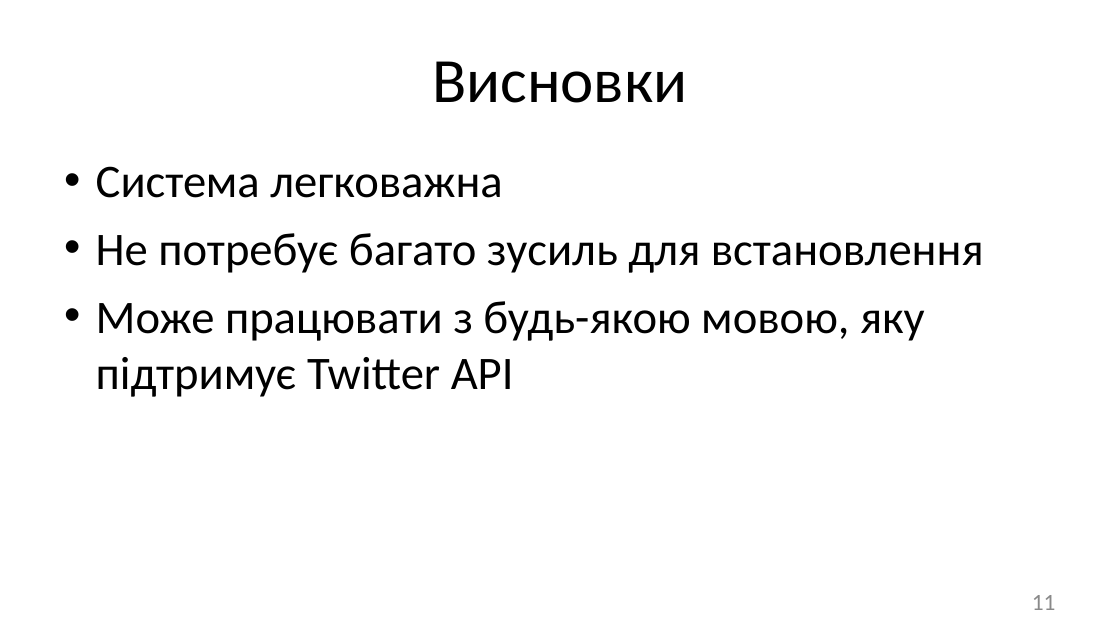
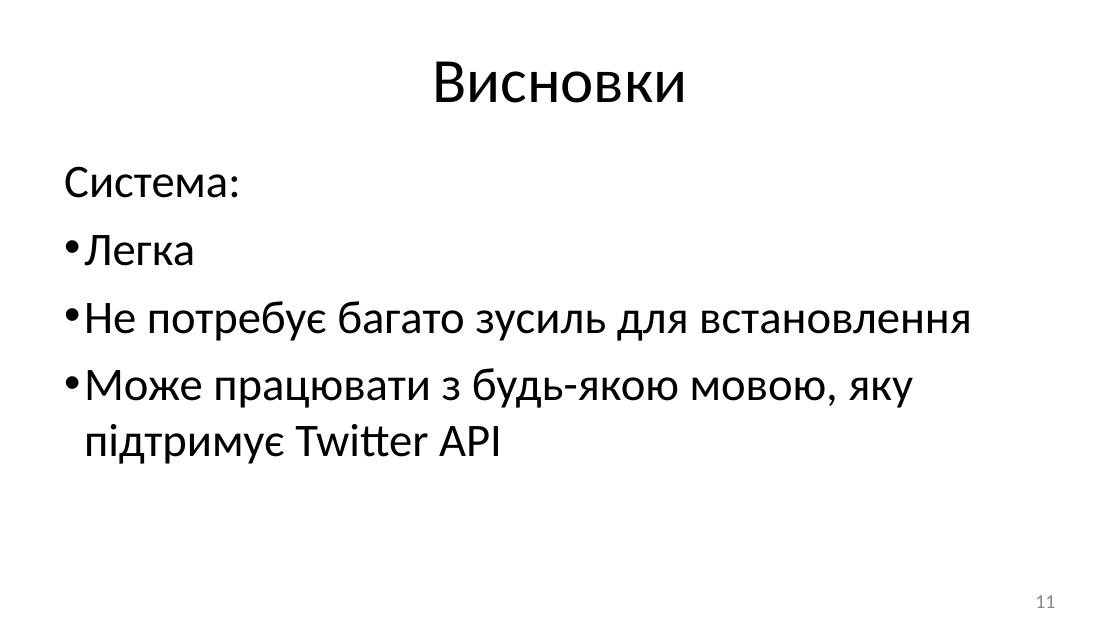
Before and after one commit to allmyloving/diploma, a slide deck: slide 11 of diploma_presentation.ppt. Drawn at 1120x630 pixels with LibreOffice and Linux fonts; fonts in the diff are those of the drawing. Boxes give left, top, right and bottom in pixels: in the first picture for what was removed or moved away, otherwise in the second. Text is boxed around its words. In the diff, an @@ line names an element or a change of style, - is before the commit and + after.

```diff
--- a/diploma_presentation.ppt
+++ b/diploma_presentation.ppt
@@ text at [64, 166, 241, 266]: text changed @@
-• Система легковажна
+Система:
+• Легка
@@ text at [84, 301, 972, 464]: indent changed @@
@@ page number at [1035, 595, 1055, 608]: size 20 to 17 pt @@
```
Also in this commit, not shown: 1 other slide changed, 1 slide added, 1 slide removed, 2 other files.
